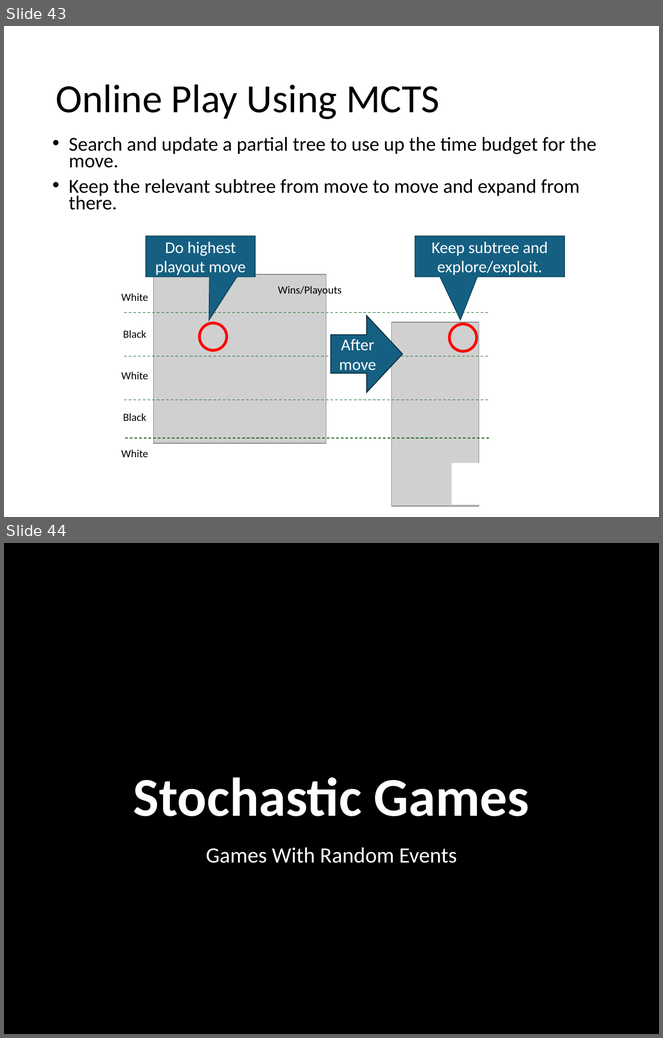
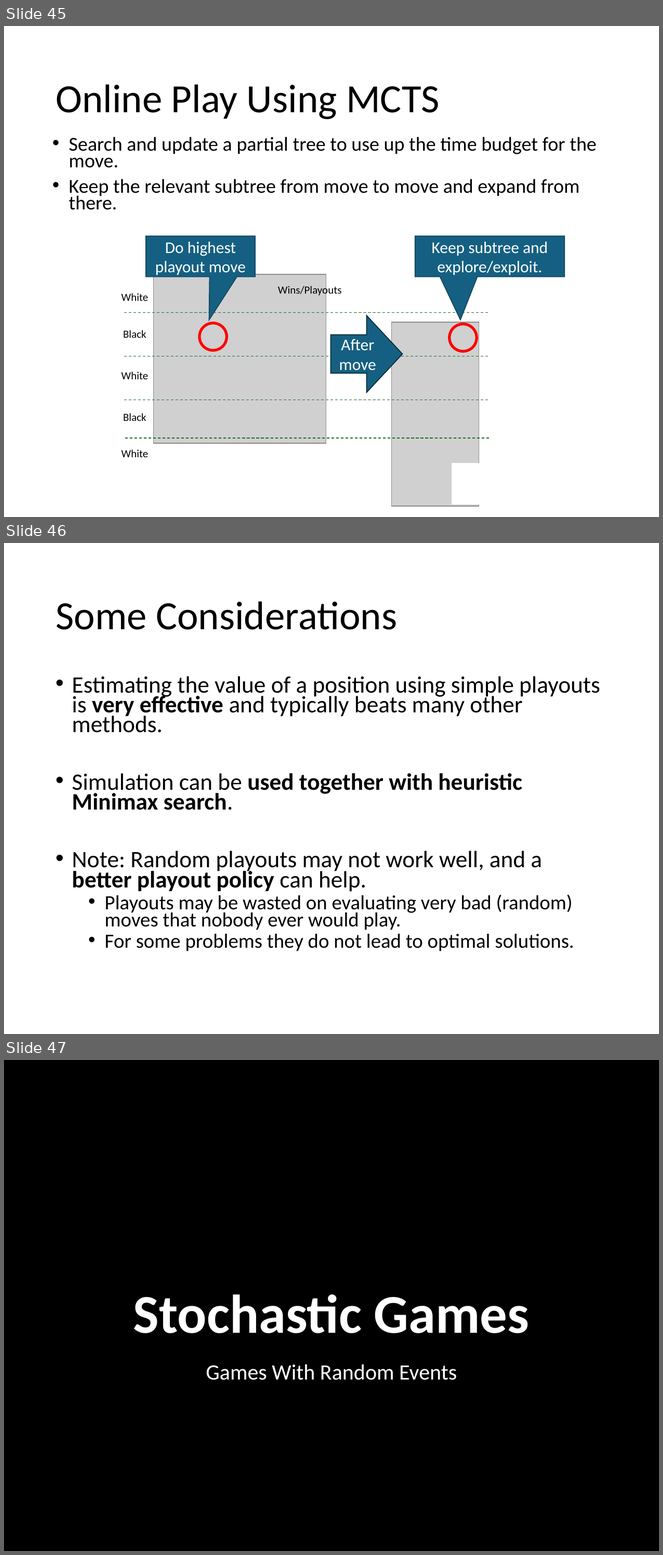
Before and after one commit to mhahsler/CS7320-AI, a slide deck: slides/05_games.pptx. Shown one above the other, each under a label of ours: slides 43 and 44 before the commit, slides 45, 46 and 47 after it. The pictures are 663x1038 and 663x1555 pixels, drawn with LibreOffice and Linux fonts; fonts in the diff are those of the drawing; grey boxes stand for pictures; background and template pictures are left out. Boxes give left, top, right and bottom in pixels: in the first picture for what was removed or moved away, otherwise in the second. Text is boxed around its words. In the diff, an @@ line names an element or a change of style, - is before the commit and + after.

```diff
--- a/slides/05_games.pptx
+++ b/slides/05_games.pptx
@@ slide 46 added at box(4, 543, 659, 1034), background #FFFFFF @@
@@ title added at box(55, 601, 397, 630), 44 pt, text #000000 @@
+Some Considerations
@@ text added at box(72, 676, 600, 952), 25.9 pt, text #000000 @@
+• Estimating the value of a position using simple playouts is very effective and typically beats many other methods.
+• Simulation can be used together with heuristic Minimax search.
+• Note: Random playouts may not work well, and a better playout policy can help.
+  • Playouts may be wasted on evaluating very bad (random) moves that nobody ever would play.
+  • For some problems they do not lead to optimal solutions.
@@ what was slide 43 is now slide 45 @@
@@ what was slide 44 is now slide 47 @@
```
Also in this commit, not shown: 2 slides changed, 2 other slides added, 6 other files.
